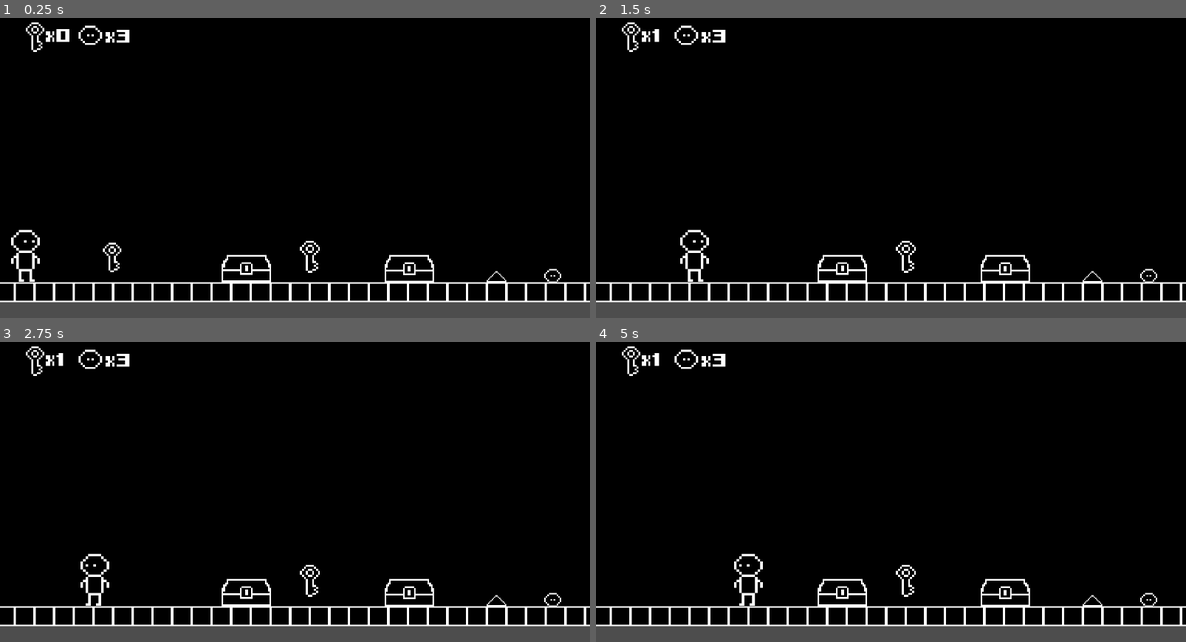
Above: before the commit, frames 1-4 (two rows, left to right).
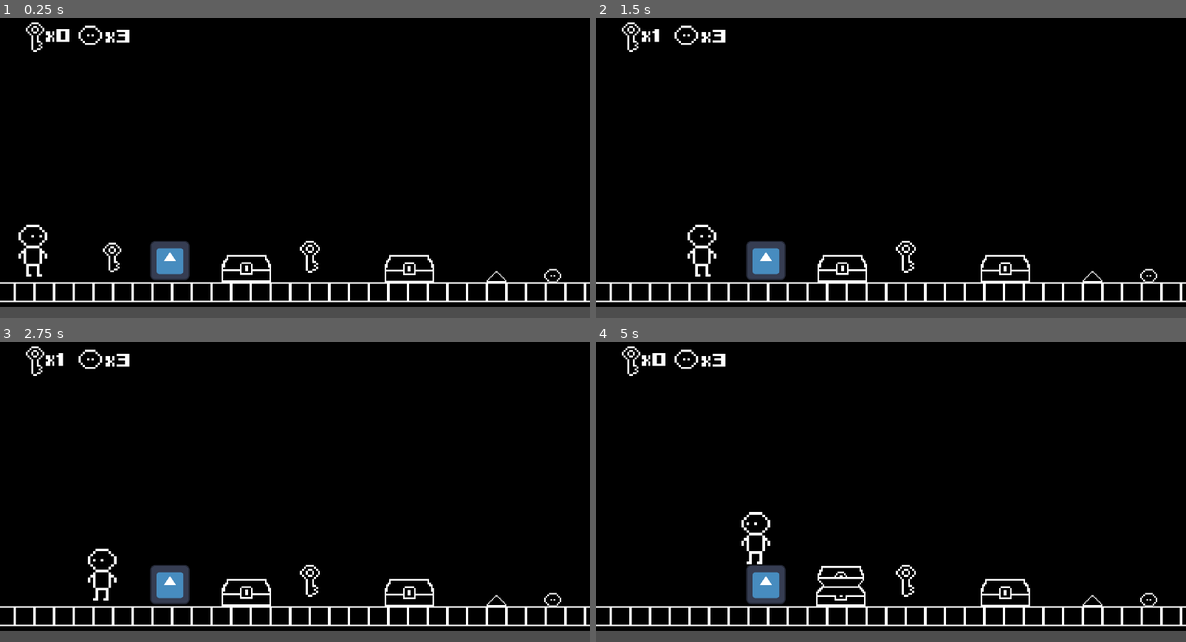
Above: after the commit, the same moments.

Repository: jhonzasd/monochromy
Game: Godot game, scene res://Escenas/level_1.tscn
Two runs of this game, one before a commit and one after it. Both use one fixed random seed, a clock stepped at 60 frames per second and the inputs below. The engine's default icon, where the game draws it, is replaced by a stand-in: a white triangle on a blue panel in a dark square.
Inputs:
- Up to frame 1 (0.25 s): no input
- Up to frame 2 (1.5 s): tap Enter (ui_accept) at 0.5, 0.77 s; hold Shift 0.53-1.28 s; hold Right (ui_right) from 0.53 s (still down); tap Shift at 1.35 s
- Up to frame 3 (2.75 s): tap Enter (ui_accept) at 1.52 s; release Right (ui_right) at 2.03 s; hold Left (ui_left) from 2.03 s (still down); hold Shift from 2.03 s (still down)
- Up to frame 4 (5 s): release Left (ui_left) at 2.78 s; release Shift at 2.78 s; hold Right (ui_right) 2.78-4.28 s; tap Shift at 2.85, 4.35 s; tap Enter (ui_accept) at 3.02, 3.77, 4.52 s; hold Shift 3.53-4.28 s; hold Left (ui_left) from 4.28 s (still down)

The runs differ from the first frame. In frame 1, 3.1% of the frame differs, in the area x 0-100%, y 68-97%; in frame 2, 3.1%; in frame 3, 3.1%; in frame 4, 3.5%, in the area x 0-100%, y 3-97%.

Commit message:
se agregan checkpoints

Diff:
--- a/Escenas/level_1.tscn
+++ b/Escenas/level_1.tscn
@@ -1,8 +1,7 @@
-[gd_scene load_steps=23 format=3 uid="uid://vpy637uo1u5s"]
+[gd_scene load_steps=26 format=3 uid="uid://vpy637uo1u5s"]
 
 [ext_resource type="Script" path="res://Scripts/keyScoreController.gd" id="1_4anx1"]
 [ext_resource type="Texture2D" uid="uid://cohhefdh4slxm" path="res://Assets/Background.png" id="2_c1mje"]
-[ext_resource type="PackedScene" uid="uid://bbg0dxle4g1tc" path="res://Escenas/player.tscn" id="2_j3oh2"]
 [ext_resource type="PackedScene" uid="uid://b06sp8jyxe4e2" path="res://Escenas/key.tscn" id="3_moo0h"]
 [ext_resource type="Script" path="res://Scripts/UIscript.gd" id="5_1fsjc"]
 [ext_resource type="Texture2D" uid="uid://clb2ijwne1dam" path="res://Assets/keysprite.png" id="6_6ct2o"]
@@ -12,6 +11,8 @@
 [ext_resource type="Texture2D" uid="uid://4j6a3xba7oot" path="res://Assets/chest_closed.png" id="11_3ruer"]
 [ext_resource type="Texture2D" uid="uid://jpwkif8e81v0" path="res://Assets/Chest_open.png" id="12_dkjh4"]
 [ext_resource type="Script" path="res://Scripts/Live.gd" id="12_xivp1"]
+[ext_resource type="Texture2D" uid="uid://b7vlffb4tn0au" path="res://icon.svg" id="13_1x0jw"]
+[ext_resource type="Script" path="res://Scripts/Checkpoint.gd" id="13_at80y"]
 [ext_resource type="Texture2D" uid="uid://c2r6hc60m5au7" path="res://Assets/Vida.png" id="14_6smgm"]
 
 [sub_resource type="TileSetAtlasSource" id="TileSetAtlasSource_vmlpi"]
@@ -64,27 +65,39 @@
 [sub_resource type="RectangleShape2D" id="RectangleShape2D_pdgyk"]
 size = Vector2(163.5, 260.5)
 
-[sub_resource type="RectangleShape2D" id="RectangleShape2D_nv8ck"]
-size = Vector2(64, 36)
-
 [sub_resource type="RectangleShape2D" id="RectangleShape2D_gg47d"]
 size = Vector2(56, 45.375)
+
+[sub_resource type="RectangleShape2D" id="RectangleShape2D_ctoh5"]
+size = Vector2(127, 124)
+
+[sub_resource type="GDScript" id="GDScript_rd2n1"]
+script/source = "extends Area2D
+
+func _on_body_entered(body):
+	if body.is_in_group(\"player\"):
+		body.queue_free()
+		get_parent().aparecer()
+"
+
+[sub_resource type="RectangleShape2D" id="RectangleShape2D_nv8ck"]
+size = Vector2(64, 41)
 
 [node name="Level 1" type="Node2D"]
 script = ExtResource("1_4anx1")
 metadata/_edit_horizontal_guides_ = []
 
+[node name="SpawnPlayer" type="Node2D" parent="."]
+position = Vector2(122, 899)
+
 [node name="Background" type="Sprite2D" parent="."]
-position = Vector2(964, 541.5)
+position = Vector2(987, 562)
 scale = Vector2(0.962891, 0.940104)
 texture = ExtResource("2_c1mje")
+metadata/_edit_lock_ = true
 
 [node name="Camera2D" type="Camera2D" parent="."]
 position = Vector2(976, 600)
-
-[node name="Player" parent="." instance=ExtResource("2_j3oh2")]
-position = Vector2(98, 919)
-scale = Vector2(2.5, 2.5)
 
 [node name="Key" parent="." instance=ExtResource("3_moo0h")]
 position = Vector2(381, 943)
@@ -162,12 +175,6 @@
 [node name="Key2" parent="." instance=ExtResource("3_moo0h")]
 position = Vector2(1025, 941)
 
-[node name="Spike" type="Area2D" parent="."]
-
-[node name="CollisionShape2D" type="CollisionShape2D" parent="Spike"]
-position = Vector2(1632, 1006)
-shape = SubResource("RectangleShape2D_nv8ck")
-
 [node name="Live" type="Area2D" parent="."]
 position = Vector2(8, 2)
 script = ExtResource("12_xivp1")
@@ -181,8 +188,28 @@
 position = Vector2(1807, 1000.69)
 shape = SubResource("RectangleShape2D_gg47d")
 
+[node name="Checkpoint" type="Area2D" parent="."]
+position = Vector2(547, 919)
+script = ExtResource("13_at80y")
+
+[node name="Sprite2D" type="Sprite2D" parent="Checkpoint"]
+position = Vector2(22, 34)
+texture = ExtResource("13_1x0jw")
+
+[node name="CollisionShape2D" type="CollisionShape2D" parent="Checkpoint"]
+position = Vector2(21, 37)
+shape = SubResource("RectangleShape2D_ctoh5")
+
+[node name="Spike" type="Area2D" parent="."]
+position = Vector2(928, 296)
+script = SubResource("GDScript_rd2n1")
+
+[node name="CollisionShape2D" type="CollisionShape2D" parent="Spike"]
+position = Vector2(704, 711.5)
+shape = SubResource("RectangleShape2D_nv8ck")
+
 [connection signal="body_entered" from="Chest" to="Chest" method="_on_body_entered"]
 [connection signal="body_entered" from="Chest2" to="Chest2" method="_on_body_entered"]
-[connection signal="body_entered" from="Spike" to="Player" method="_on_spike_body_entered"]
+[connection signal="body_entered" from="Live" to="Live" method="_on_body_entered"]
+[connection signal="body_entered" from="Checkpoint" to="Checkpoint" method="_on_body_entered"]
 [connection signal="body_entered" from="Spike" to="Spike" method="_on_body_entered"]
-[connection signal="body_entered" from="Live" to="Live" method="_on_body_entered"]
--- a/Escenas/player.tscn
+++ b/Escenas/player.tscn
@@ -7,6 +7,7 @@
 size = Vector2(38, 69)
 
 [node name="Player" type="CharacterBody2D" groups=["player"]]
+scale = Vector2(2.5, 2.5)
 script = ExtResource("1_l4g7j")
 
 [node name="Sprite2D" type="Sprite2D" parent="."]
--- /dev/null
+++ b/Scripts/Checkpoint.gd
@@ -0,0 +1,5 @@
+extends Area2D
+
+func _on_body_entered(body):
+	if body.name == "Player":
+		get_parent().checkpoint = true
--- a/Scripts/Spike.gd
+++ b/Scripts/Spike.gd
@@ -1,6 +1,11 @@
-extends StaticBody2D
+extends Area2D
 
 
+# Called when the node enters the scene tree for the first time.
+func _ready():
+	pass # Replace with function body.
 
-func _on_body_entered(body):
-	if body_is_in_group("player"):
+
+# Called every frame. 'delta' is the elapsed time since the previous frame.
+func _process(delta):
+	pass
--- a/Scripts/keyScoreController.gd
+++ b/Scripts/keyScoreController.gd
@@ -3,7 +3,18 @@
 var keys : int = 0
 var chests : int = 0
 var lives : int = 3
+var died : bool = false
 
-func _process(_delta):
-	if chests == 1:
-		pass
+var checkpoint = false # El jugador no ha llegado al checkpoint
+var player = load("res://Escenas/player.tscn")
+# Called when the node enters the scene tree for the first time.
+func _ready():
+	aparecer()
+
+func aparecer():
+	var newplayer = player.instantiate()
+	if !checkpoint:
+		newplayer.position = $SpawnPlayer.position
+	else:
+		newplayer.position = $Checkpoint.position
+	add_child(newplayer)
--- a/Scripts/player.gd
+++ b/Scripts/player.gd
@@ -5,10 +5,11 @@
 var jump := 500
 var lives := 3
 const gravity := 15.5
+var died : bool = false
 
 @onready var sprite := $Sprite2D
 
-func _physics_process(_delta):
+func _physics_process(delta):
 	var chests = get_parent().chests
 	direccion = Input.get_axis("ui_left","ui_right")
 	if chests >= 2 and Input.is_key_pressed(KEY_SHIFT):
@@ -26,8 +27,3 @@
 	sprite.flip_h = direccion < 0 if direccion != 0 else sprite.flip_h
 
 	move_and_slide()
-
-func _on_spike_body_entered(body):
-	if body.is_in_group("player"):
-		get_parent().lives -= 1
-		queue_free()
